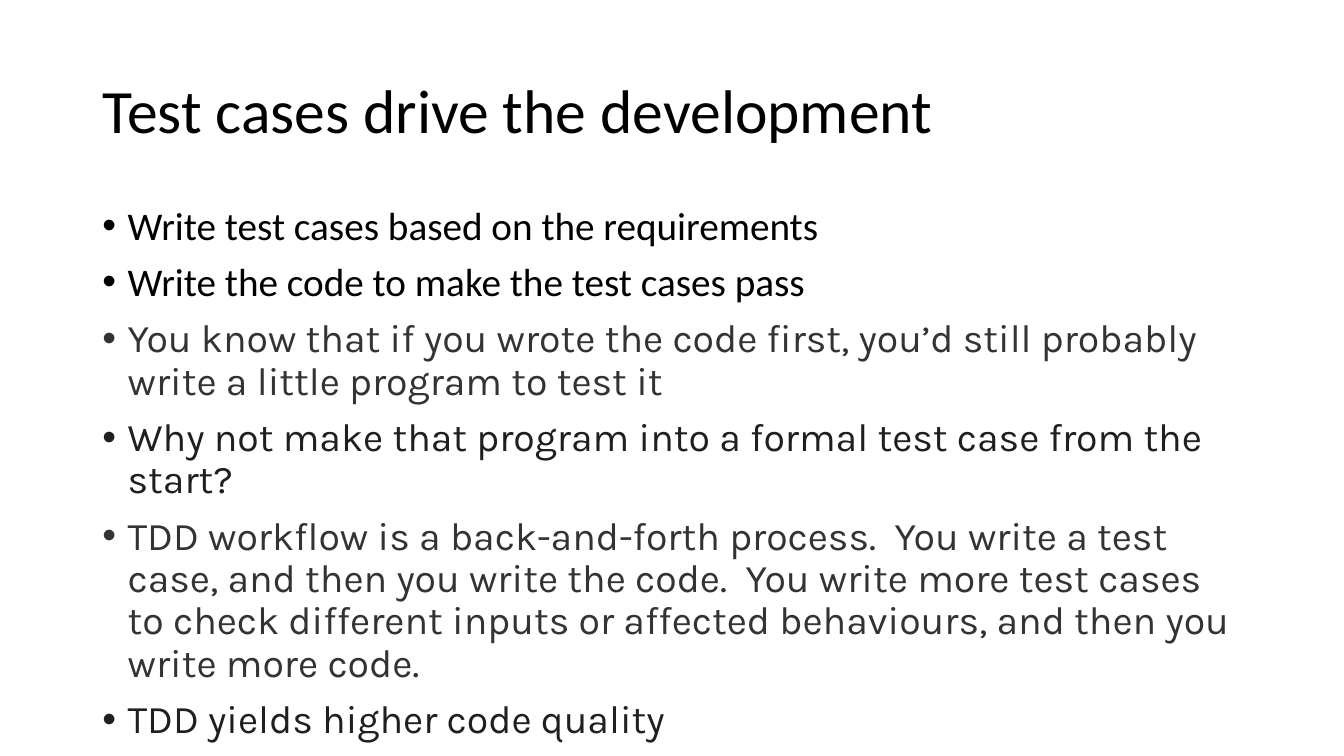
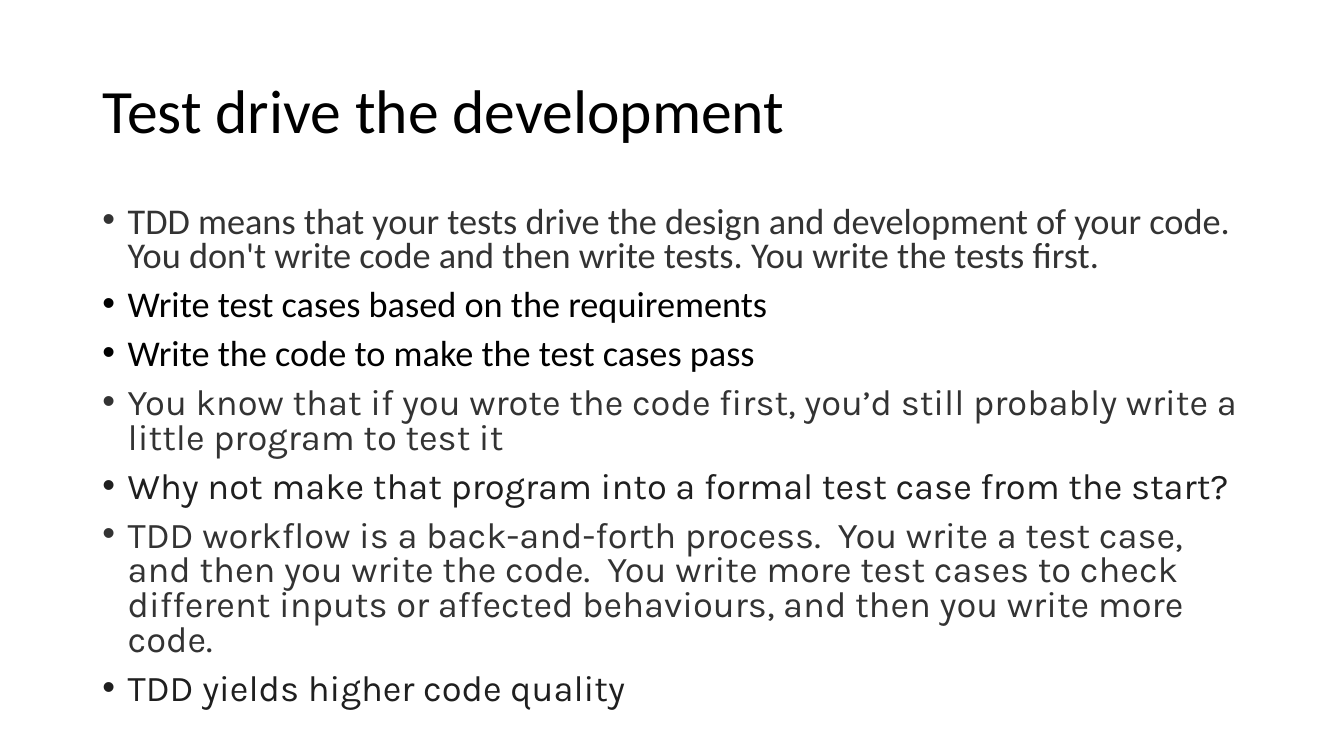
Before and after one commit to johnxu21/johnxu21.github.io, a slide deck: slide 36 of teaching/CS472/Timetable/Testing-2033-fall.pptx (slide 41 before the commit). Drawn at 1344x756 pixels with LibreOffice and Linux fonts; fonts in the diff are those of the drawing. Boxes give left, top, right and bottom in pixels: in the first picture for what was removed or moved away, otherwise in the second. Text is boxed around its words. In the diff, an @@ line names an element or a change of style, - is before the commit and + after.

```diff
--- a/teaching/CS472/Timetable/Testing-2033-fall.pptx
+++ b/teaching/CS472/Timetable/Testing-2033-fall.pptx
@@ title at (102, 90, 785, 143): text changed @@
-Test cases drive the development
+Test drive the development
@@ text at (128, 209, 1229, 269): paragraph added @@
+• TDD means that your tests drive the design and development of your code. You don't write code and then write tests. You write the tests first.
@@ text at (128, 291, 1237, 653): size 28 to 25.9 pt in "Write test cases based on the requirements", "Write the code to make the test ...", "You know that if you wrote the ...", "Why not make that program into a ..." and 2 more places; line spacing 0.9 to 0.8 @@
```
Also in this commit, not shown: 10 other slides changed, 1 slide added, 1 slide removed, 3 other files.
